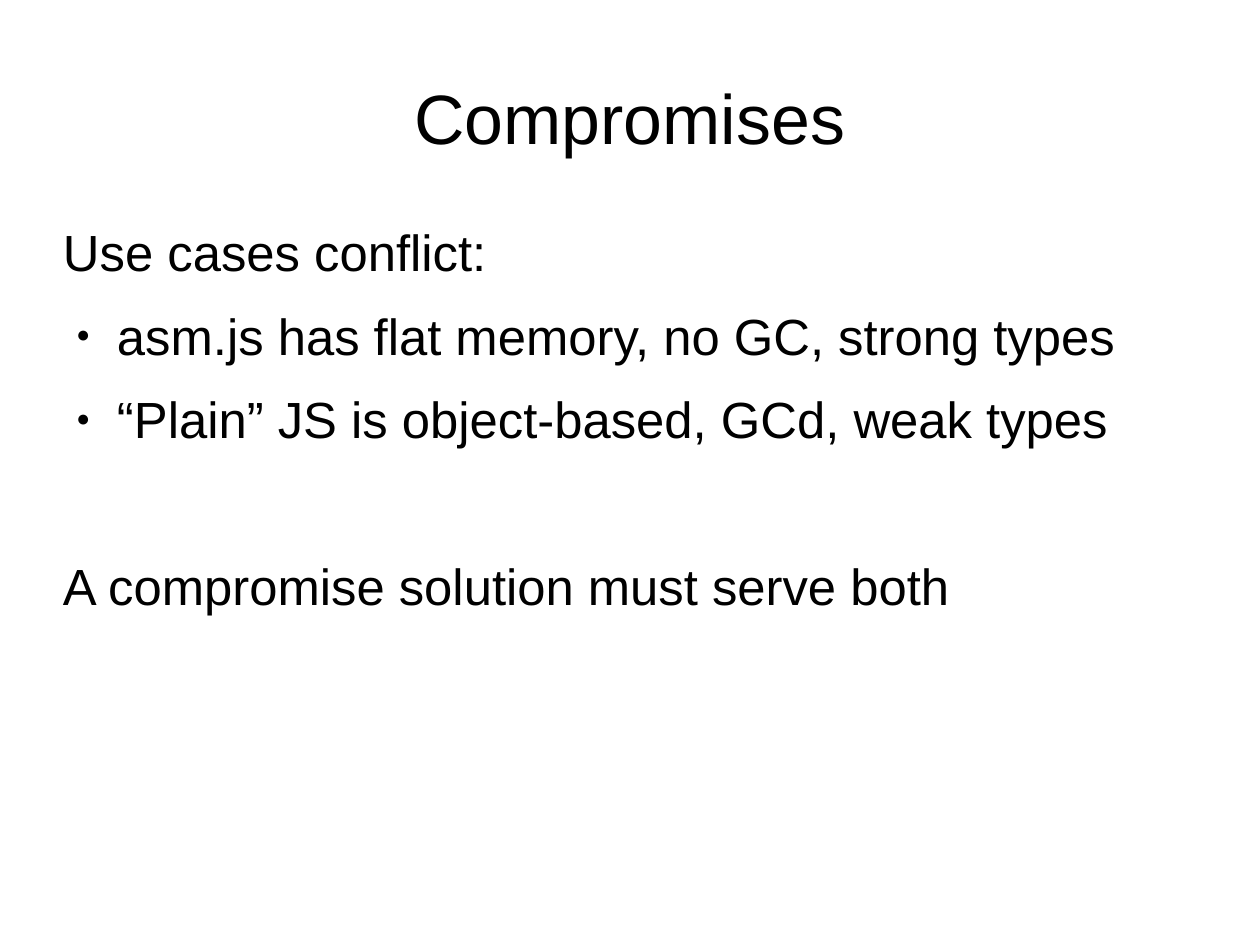
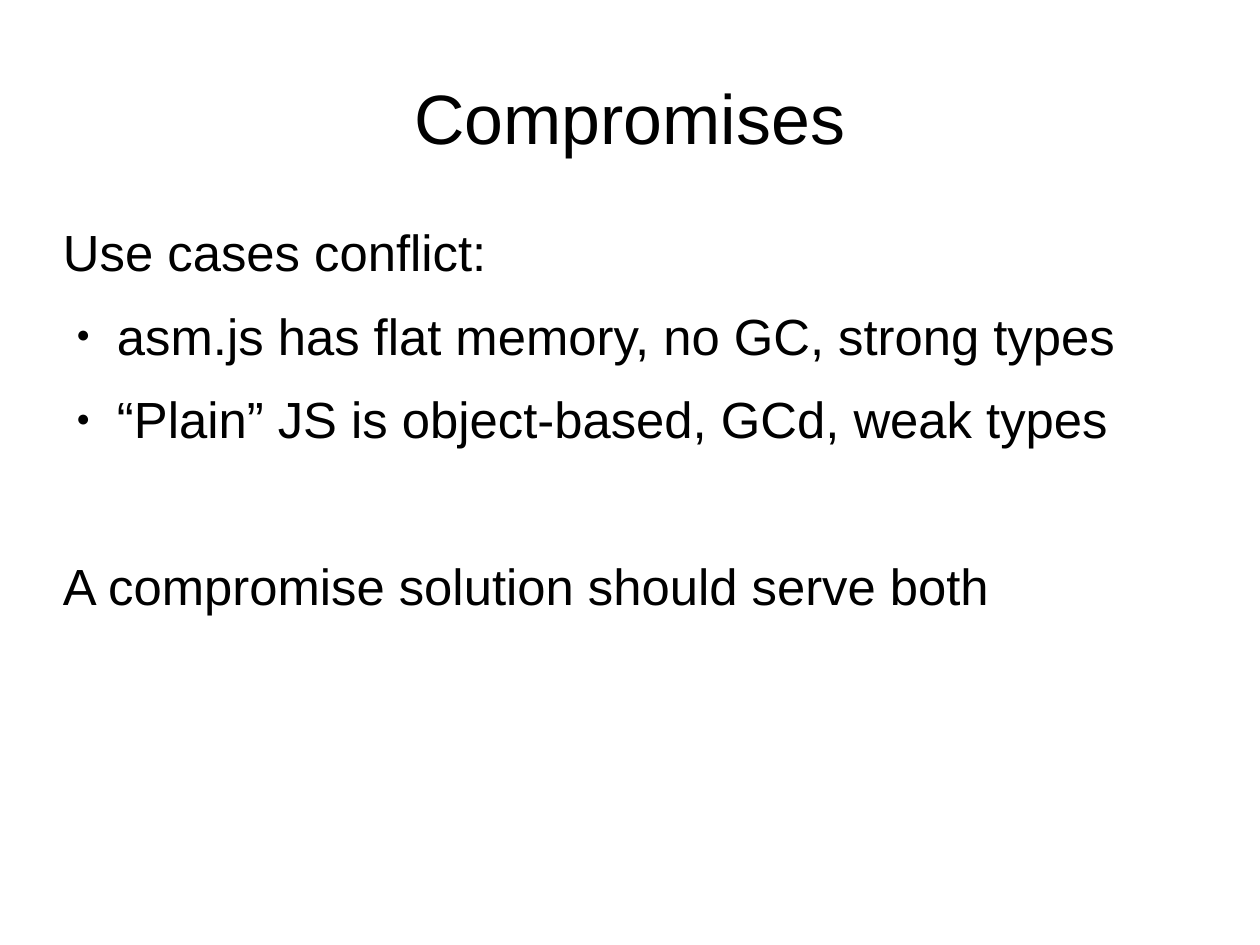
Before and after one commit to tc39/proposal-ecmascript-sharedmem, a slide deck: slide 3 of tc39/presentation-sept-2015.odp. Drawn at 1260x945 pixels with LibreOffice and Linux fonts; fonts in the diff are those of the drawing. Boxes give left, top, right and bottom in pixels: in the first picture for what was removed or moved away, otherwise in the second. Text is boxed around its words. In the diff, an @@ line names an element or a change of style, - is before the commit and + after.

```diff
--- a/tc39/presentation-sept-2015.odp
+++ b/tc39/presentation-sept-2015.odp
@@ text at (63, 568, 989, 616): text changed @@
-A compromise solution must serve both
+A compromise solution should serve both
```
Also in this commit, not shown: 6 other slides changed, 6 slides added, 1 slide removed.
